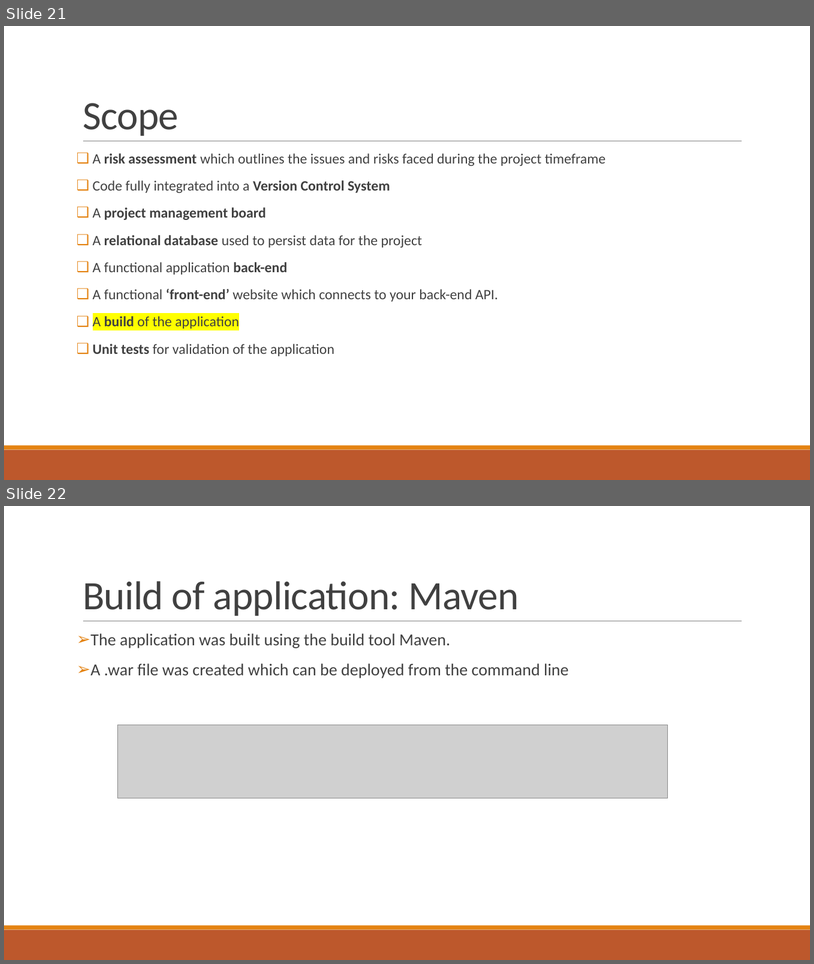
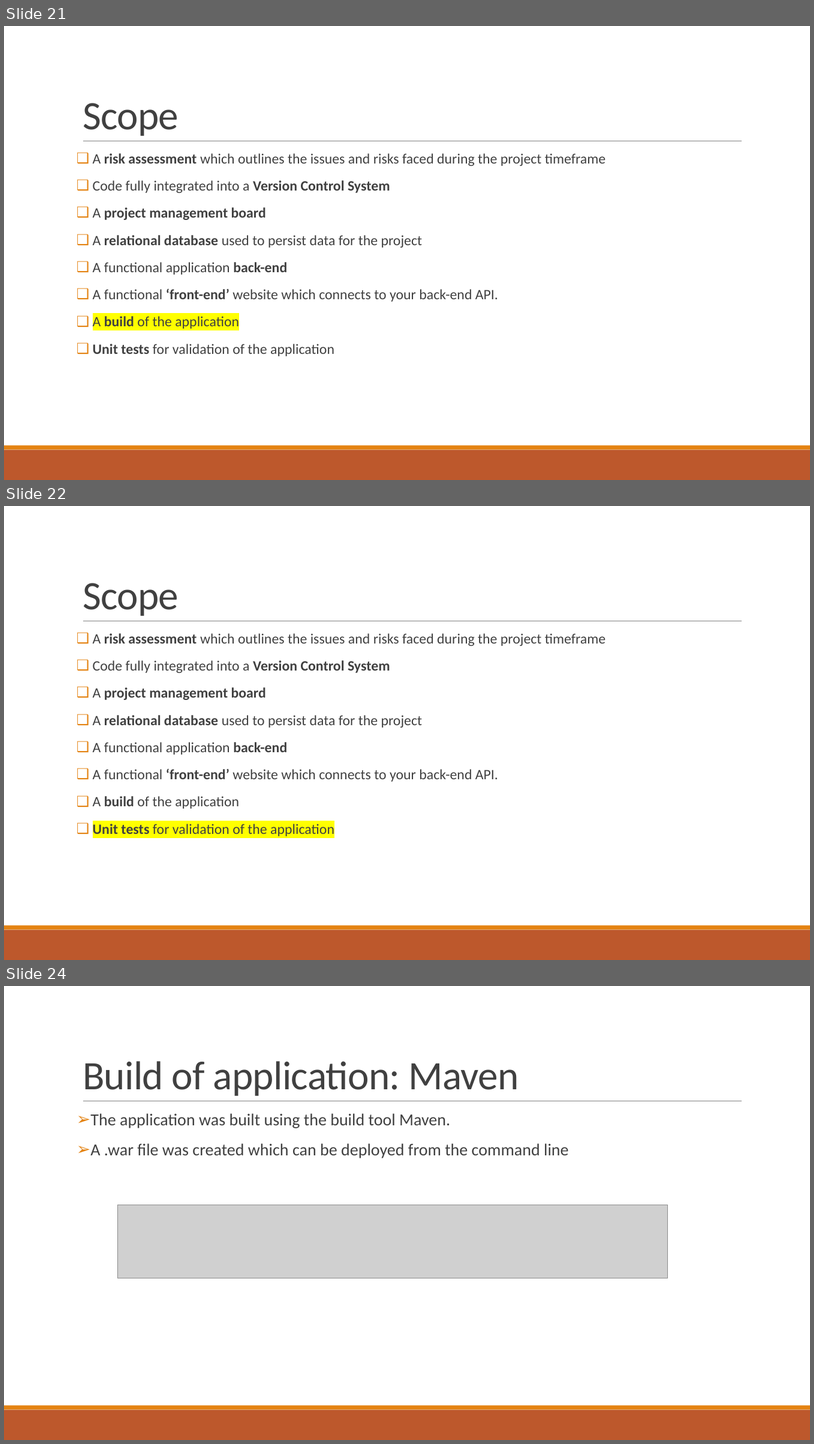
Before and after one commit to ayub96/MeetingManager, a slide deck: documentation/Hobby Project presentation.pptx. Shown one above the other, each under a label of ours: slides 21 and 22 before the commit, slides 21, 22 and 24 after it; the slides between them are not shown. The pictures are 814x964 and 814x1444 pixels, drawn with LibreOffice and Linux fonts; fonts in the diff are those of the drawing; grey boxes stand for pictures. Boxes give left, top, right and bottom in pixels: in the first picture for what was removed or moved away, otherwise in the second. Text is boxed around its words. In the diff, an @@ line names an element or a change of style, - is before the commit and + after.

```diff
--- a/documentation/Hobby Project presentation.pptx
+++ b/documentation/Hobby Project presentation.pptx
@@ slide 22 added at <box>4,506,810,960</box>, background #FFFFFF; not listed: 3 template elements that a slide beside it also shows @@
@@ title added at <box>83,583,179,616</box>, 48 pt, text #404040 @@
+Scope
@@ text added at <box>93,633,606,836</box>, 17 pt, text #404040 @@
+❑ A risk assessment which outlines the issues and risks faced during the project timeframe
+❑ Code fully integrated into a Version Control System
+❑ A project management board
+❑ A relational database used to persist data for the project
+❑ A functional application back-end
+❑ A functional ‘front-end’ website which connects to your back-end API.
+❑ A build of the application
+❑ Unit tests for validation of the application
@@ what was slide 22 is now slide 24 @@
```
Also in this commit, not shown: 1 other slide added, 5 other files.
